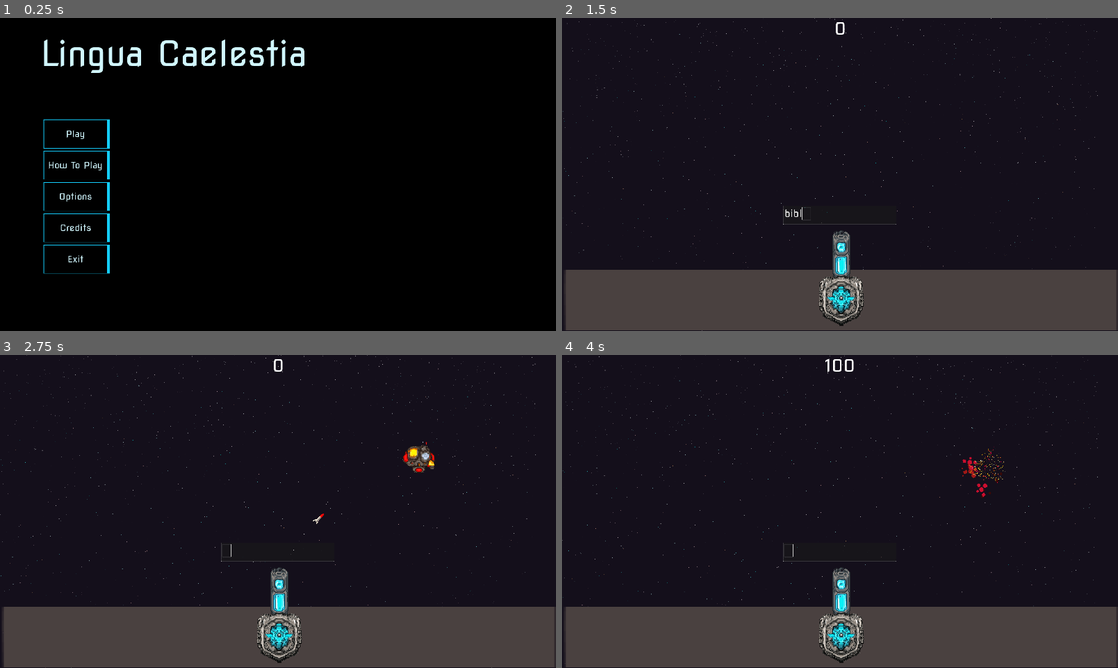
Above: before the commit, frames 1-4 (two rows, left to right).
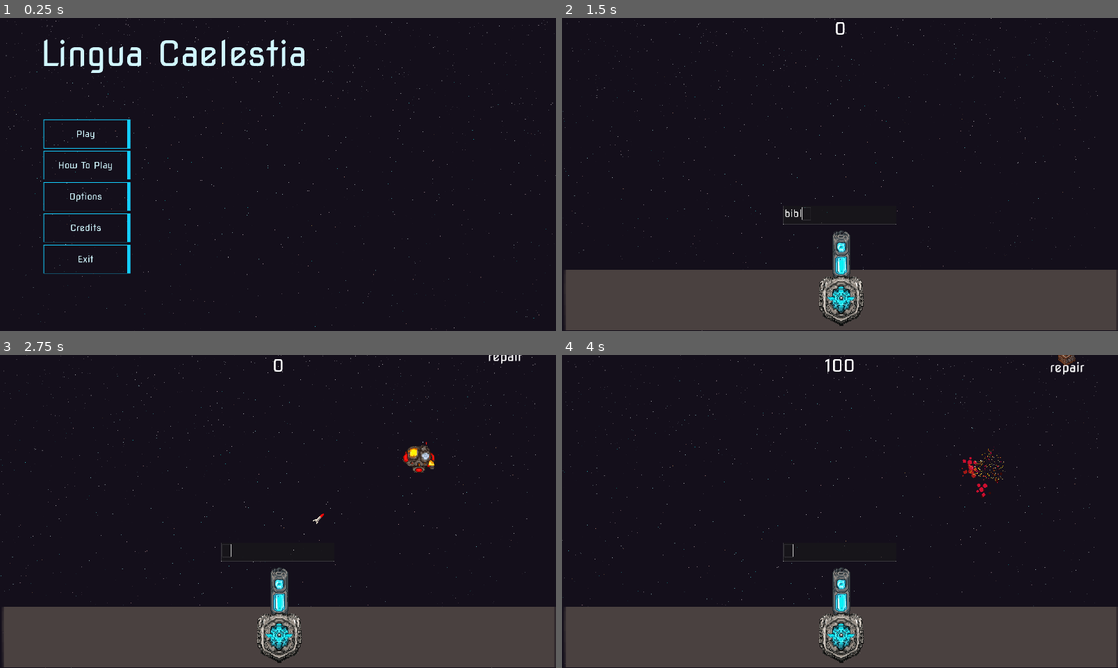
Above: after the commit, the same moments.

Repository: HephaistosForge/LinguaCaelestia
Game: Godot game, scene res://ui/main_menu/main_menu.tscn
The game is run twice, just before and just after one commit, with the same random seed, the same clock (stepped at 60 frames per second) and the same inputs. Sound files missing from this copy of the repository are replaced by a short silence.
Inputs (mouse positions are in pixels of both pictures, inside the frame that each line leads up to):
- Up to frame 1 (0.25 s): no input
- Up to frame 2 (1.5 s): click "Play" at 0.5 s; click (840, 215) at 1.27 s; type "bibliothek" at 1.35 s
- Up to frame 3 (2.75 s): no input
- Up to frame 4 (4 s): no input

The runs differ from the first frame. In frame 1, 98% of the frame differs, in the area x 0-100%, y 0-100%; in frame 2, nothing differs; in frame 3, less than 0.1%; in frame 4, 0.2%.

Commit message:
add healthpack, add gameover dialog, add screenshots for how to play

Diff:
--- a/audio/AudioManager.gd
+++ b/audio/AudioManager.gd
@@ -73,7 +73,7 @@
 
 # HELPER
 
-func create_sound_player(sound, position, modify = true, volume_factor=1):
+func create_sound_player(sound, position, modify = true, volume_factor: float =1):
 	var player
 	if position == null:
 		player = AudioStreamPlayer.new()
--- a/controller/game_controller.gd
+++ b/controller/game_controller.gd
@@ -1,6 +1,7 @@
 extends Node2D
 
 var rocket_scene = preload("res://entities/projectile/rocket/rocket.tscn")
+const HEALTH_PACK_PREFAB = preload("res://entities/health_pack/health_pack.tscn")
 
 var target_positions: Array[Vector2]
 var target_occupants: Array
@@ -19,9 +20,7 @@
 	_spawn_enemy()
 	$TextEdit.grab_focus()
 	score_label = get_tree().get_first_node_in_group("score_label")
-
-func _process(delta):
-	pass
+	spawn_health_pack()
 
 func _random_choice(arr):
 	return arr[randi() % len(arr)]
@@ -59,6 +58,8 @@
 	print(difficulty, score)
 	if score in increase_difficulty_at_score:
 		difficulty += 1
+	if score % 7 == 0:
+		spawn_health_pack()
 
 func _random_enemy():
 	var lang = _random_choice(Lang.LANGUAGES)
@@ -66,6 +67,14 @@
 	cruiser.language = lang
 	cruiser.set_text(_random_choice(lang.ship_words).strip_edges().to_lower())
 	return cruiser
+
+
+func spawn_health_pack():
+	var x = randi_range((-float(get_viewport_rect().size.x)/2) + 100, (float(get_viewport_rect().size.x/2)) - 100)
+	var health_pack = HEALTH_PACK_PREFAB.instantiate()
+	add_child(health_pack)
+	health_pack.global_position = Vector2(x, -(float(get_viewport_rect().size.y/2)) - 100)
+
 
 
 func _player_launch_rocket_at(node):
--- a/entities/enemies/ship.gd
+++ b/entities/enemies/ship.gd
@@ -32,7 +32,7 @@
 	if hp <= 0:
 		destroy()
 
-func launch_rockets(size, speed, accel, max_speed, damage):
+func launch_rockets(size, accel, _speed, max_speed, damage):
 	if not is_instance_valid(mothership):
 		return
 
@@ -46,7 +46,7 @@
 			rocket.set_as_enemy_rocket()
 			rocket.damage = damage
 			rocket.scale = Vector2(size, size)
-			rocket.speed = 0
+			rocket.speed = _speed
 			rocket.accel = accel
 			rocket.max_speed = max_speed
 			rocket.seek = target
@@ -57,7 +57,7 @@
 			if is_instance_valid(mothership):
 				mothership.display_impact_warning(target, rocket, language)
 
-func _on_typed_label(ignore):
+func _on_typed_label(_ignore):
 	emit_signal("enemy_typed_label", self)
 
 func destroy():
--- /dev/null
+++ b/entities/health_pack/health_pack.gd
@@ -0,0 +1,29 @@
+extends Sprite2D
+
+var mothership: Node2D
+var speed = 30
+@onready var typed_label = $TypedLabel
+
+# Called when the node enters the scene tree for the first time.
+func _ready() -> void:
+	mothership = get_tree().get_first_node_in_group("mothership")
+	typed_label.set_text("repair")
+	typed_label.set_color(Color.WEB_GREEN)
+
+
+# Called every frame. 'delta' is the elapsed time since the previous frame.
+func _process(delta: float) -> void:
+	if self.global_position.y > 750:
+		despawn()
+		return
+	self.global_position = global_position.move_toward(Vector2(global_position.x, 800), delta * speed)
+
+
+func despawn():
+	self.queue_free()
+
+
+func _on_typed_label_correctly_typed(_ignored) -> void:
+	if is_instance_valid(mothership):
+		mothership.heal(500)
+	self.queue_free()
--- /dev/null
+++ b/entities/health_pack/health_pack.tscn
@@ -0,0 +1,14 @@
+[gd_scene load_steps=4 format=3 uid="uid://yfha5mqcxwdw"]
+
+[ext_resource type="Texture2D" uid="uid://cgr0n70vn426y" path="res://resources/health_pack.png" id="1_ud6ck"]
+[ext_resource type="Script" path="res://entities/health_pack/health_pack.gd" id="2_62h1e"]
+[ext_resource type="PackedScene" uid="uid://c2nj1twkiad1l" path="res://entities/enemies/typed_label.tscn" id="3_1ao8f"]
+
+[node name="HealthPack" type="Sprite2D"]
+texture = ExtResource("1_ud6ck")
+script = ExtResource("2_62h1e")
+
+[node name="TypedLabel" parent="." instance=ExtResource("3_1ao8f")]
+position = Vector2(0, 40)
+
+[connection signal="correctly_typed" from="TypedLabel" to="." method="_on_typed_label_correctly_typed"]
--- a/entities/mothership/mothership.gd
+++ b/entities/mothership/mothership.gd
@@ -1,7 +1,6 @@
 extends Area2D
 
 signal player_death
-
 
 var max_hp = 1000
 var hp = 1000
@@ -24,6 +23,12 @@
 		self.handle_death()
 
 
+func heal(val: int) -> void:
+	self.hp += val
+	self.hp = clamp(self.hp, 0, max_hp)
+
+
 func handle_death() -> void:
 	player_death.emit()
+
 	self.queue_free()
--- a/entities/mothership/shield.tscn
+++ b/entities/mothership/shield.tscn
@@ -11,7 +11,7 @@
 radius = 54.0
 
 [node name="Shield" type="Node2D" groups=["shield"]]
-scale = Vector2(3.5, 3.5)
+scale = Vector2(3, 3)
 script = ExtResource("1_c6qsf")
 
 [node name="Sprite2D" type="Sprite2D" parent="."]
--- /dev/null
+++ b/levels/main.gd
@@ -0,0 +1,9 @@
+extends Node2D
+
+const GAME_OVER_DIALOG = preload("res://ui/game_over_dialog/game_over_dialog.tscn")
+
+func _on_mothership_player_death() -> void:
+	var game_over_dialog = GAME_OVER_DIALOG.instantiate()
+	self.add_child(game_over_dialog)
+	var score = $ScoreLabel.text
+	game_over_dialog.set_score(score)
--- a/levels/main.tscn
+++ b/levels/main.tscn
@@ -1,6 +1,7 @@
-[gd_scene load_steps=7 format=3 uid="uid://kvgyoarn6ghc"]
+[gd_scene load_steps=8 format=3 uid="uid://kvgyoarn6ghc"]
 
 [ext_resource type="Texture2D" uid="uid://bggybar3yr43c" path="res://resources/background.jpg" id="1_ahj1x"]
+[ext_resource type="Script" path="res://levels/main.gd" id="1_xtbef"]
 [ext_resource type="PackedScene" uid="uid://baq4lpljix6qm" path="res://entities/mothership/mothership.tscn" id="2_nbpvr"]
 [ext_resource type="PackedScene" uid="uid://neuxgsxgw5ij" path="res://controller/enemy_target_position.tscn" id="3_giaah"]
 [ext_resource type="PackedScene" uid="uid://by76rqpob6t67" path="res://controller/game_controller.tscn" id="4_k3rsk"]
@@ -8,6 +9,7 @@
 [ext_resource type="FontFile" uid="uid://durggn5l07xfn" path="res://ui/fonts/NovaSquare-Regular.ttf" id="6_0sf4t"]
 
 [node name="Main" type="Node2D"]
+script = ExtResource("1_xtbef")
 
 [node name="Background" type="Sprite2D" parent="."]
 visible = false
@@ -41,7 +43,7 @@
 [node name="EnemyTargetPosition7" parent="EnemyTargetPositions" instance=ExtResource("3_giaah")]
 position = Vector2(728, -362)
 
-[node name="GameController" parent="." instance=ExtResource("4_k3rsk")]
+[node name="GameController" parent="." groups=["game_controller"] instance=ExtResource("4_k3rsk")]
 position = Vector2(-1, 138)
 
 [node name="Background2" parent="." instance=ExtResource("5_t8hon")]
@@ -61,3 +63,5 @@
 theme_override_font_sizes/font_size = 60
 text = "0"
 horizontal_alignment = 1
+
+[connection signal="player_death" from="Mothership" to="." method="_on_mothership_player_death"]
--- /dev/null
+++ b/ui/game_over_dialog/game_over_dialog.gd
@@ -0,0 +1,14 @@
+extends CenterContainer
+
+@onready var score_dialog_label = $PanelContainer/MarginContainer/VBoxContainer/Label
+var format_string = "Game Over! \nYou reached {score} points!"
+
+func set_score(score: String):
+	score_dialog_label.text = format_string.format({"score": score})
+
+func _on_retry_pressed() -> void:
+	get_tree().reload_current_scene()
+
+
+func _on_main_menu_pressed() -> void:
+	get_tree().change_scene_to_file("res://ui/main_menu/main_menu.tscn")
--- /dev/null
+++ b/ui/game_over_dialog/game_over_dialog.tscn
@@ -0,0 +1,52 @@
+[gd_scene load_steps=3 format=3 uid="uid://b2otawqwu5c6r"]
+
+[ext_resource type="Theme" uid="uid://dyt6gjv55e2dy" path="res://ui/main_menu/menu_theme.tres" id="1_oh36t"]
+[ext_resource type="Script" path="res://ui/game_over_dialog/game_over_dialog.gd" id="2_p2k5i"]
+
+[node name="GameOverDialog" type="CenterContainer"]
+anchors_preset = 15
+anchor_right = 1.0
+anchor_bottom = 1.0
+grow_horizontal = 2
+grow_vertical = 2
+theme = ExtResource("1_oh36t")
+script = ExtResource("2_p2k5i")
+
+[node name="PanelContainer" type="PanelContainer" parent="."]
+layout_mode = 2
+
+[node name="MarginContainer" type="MarginContainer" parent="PanelContainer"]
+layout_mode = 2
+theme_override_constants/margin_left = 32
+theme_override_constants/margin_top = 32
+theme_override_constants/margin_right = 32
+theme_override_constants/margin_bottom = 32
+
+[node name="VBoxContainer" type="VBoxContainer" parent="PanelContainer/MarginContainer"]
+layout_mode = 2
+theme_override_constants/separation = 32
+
+[node name="Label" type="Label" parent="PanelContainer/MarginContainer/VBoxContainer"]
+layout_mode = 2
+theme_override_font_sizes/font_size = 47
+text = "Game Over!
+You have reached $0 points!"
+horizontal_alignment = 1
+
+[node name="HBoxContainer" type="HBoxContainer" parent="PanelContainer/MarginContainer/VBoxContainer"]
+layout_mode = 2
+theme_override_constants/separation = 32
+alignment = 1
+
+[node name="Retry" type="Button" parent="PanelContainer/MarginContainer/VBoxContainer/HBoxContainer"]
+custom_minimum_size = Vector2(275, 0)
+layout_mode = 2
+text = "Retry"
+
+[node name="MainMenu" type="Button" parent="PanelContainer/MarginContainer/VBoxContainer/HBoxContainer"]
+custom_minimum_size = Vector2(275, 0)
+layout_mode = 2
+text = "Main Menu"
+
+[connection signal="pressed" from="PanelContainer/MarginContainer/VBoxContainer/HBoxContainer/Retry" to="." method="_on_retry_pressed"]
+[connection signal="pressed" from="PanelContainer/MarginContainer/VBoxContainer/HBoxContainer/MainMenu" to="." method="_on_main_menu_pressed"]
--- a/ui/main_menu/credits/Credits.gd
+++ b/ui/main_menu/credits/Credits.gd
@@ -6,7 +6,7 @@
 
 
 var music = ["Music",
-["Paradox by | e s c p | https://escp-music.bandcamp.com", "Music promoted by https://www.free-stock-music.com", "Creative Commons / Attribution 4.0 International (CC BY 4.0) https://creativecommons.org/licenses/by/4.0/"]
+["Unknown Energy by Dox | https://soundcloud.com/dox-free-music", "Music promoted by https://www.free-stock-music.com", "Creative Commons / Attribution-NoDerivs 3.0 Unported (CC BY-ND 3.0) https://creativecommons.org/licenses/by-nd/3.0/"]
 ]
 
 var shader = ["Shaders",
@@ -20,6 +20,7 @@
 ]
 
 var art = ["Artists",
+["Jonas Moesicke", null, null],
 ["Lukas Großehagenbrock",null, null],
 ]
 
@@ -34,7 +35,7 @@
 
 var licensing = ["",
 	[
-		"Deep In Space\n A game by Hephaistos' Forge","2024","MIT License"
+		"Lingua Caelestia\n A game by Hephaistos' Forge","2024","MIT License"
 	]
 ]
 
--- a/ui/main_menu/how_to_play/how_to_play.gd
+++ b/ui/main_menu/how_to_play/how_to_play.gd
@@ -5,8 +5,9 @@
 var tutorial_items = [
 	[null, "You're in enemy territory!", "Multiple Nations have been seen out here in deep space."],
 	[null, "Activate your ship's abilities", "Type the corresponding codeword on your keyboard to activate your ships functions."],
-	[null, "Counter every attack", "Our scientists have developed advanced shielding technology, which can nullify any enemy projectile. Type the correct codeword for your shieldgenerators in the language of the attacker to create a shield that destroys their projectiles"],
+	[null, "Counter every attack", "Our scientists have developed advanced shielding technology, which can nullify any enemy projectile. Type the correct codeword for your shieldgenerators in the language of the attacker to create a shield that destroys their projectiles."],
 	[null, "Attack your enemies!", "Type the name of the enemy ships to send some missiles their way!"],
+	[null, "Repair your ship!", "Space is full of debris of long forgotten battles. Collect some to restore your ship during long battles."]
 
 ]
 
--- a/ui/main_menu/how_to_play/how_to_play.tscn
+++ b/ui/main_menu/how_to_play/how_to_play.tscn
@@ -14,7 +14,10 @@
 theme_override_constants/margin_right = 32
 theme_override_constants/margin_bottom = 32
 
-[node name="GridContainer" type="GridContainer" parent="MarginContainer"]
+[node name="ScrollContainer" type="ScrollContainer" parent="MarginContainer"]
+layout_mode = 2
+
+[node name="GridContainer" type="GridContainer" parent="MarginContainer/ScrollContainer"]
 layout_mode = 2
 theme_override_constants/h_separation = 50
 theme_override_constants/v_separation = 50
--- a/ui/main_menu/main_menu.tscn
+++ b/ui/main_menu/main_menu.tscn
@@ -1,7 +1,8 @@
-[gd_scene load_steps=3 format=3 uid="uid://co1vd8dbimgqj"]
+[gd_scene load_steps=4 format=3 uid="uid://co1vd8dbimgqj"]
 
 [ext_resource type="Theme" uid="uid://dyt6gjv55e2dy" path="res://ui/main_menu/menu_theme.tres" id="1_lfw8c"]
 [ext_resource type="Script" path="res://ui/main_menu/main_menu.gd" id="2_va1mr"]
+[ext_resource type="PackedScene" uid="uid://coxunspw3wxa8" path="res://vfx/background/background.tscn" id="3_dsy4x"]
 
 [node name="MainMenu" type="Control" groups=["main_menu"]]
 layout_mode = 3
@@ -21,7 +22,7 @@
 anchor_bottom = 1.0
 grow_horizontal = 2
 grow_vertical = 2
-color = Color(0, 0, 0, 1)
+color = Color(0.0784314, 0.0588235, 0.105882, 1)
 
 [node name="ColorRect2" type="ColorRect" parent="."]
 z_index = 2
@@ -32,7 +33,7 @@
 offset_bottom = -820.0
 grow_horizontal = 2
 grow_vertical = 2
-color = Color(1, 1, 1, 0)
+color = Color(0.0784314, 0.0588235, 0.105882, 1)
 
 [node name="ColorRect3" type="ColorRect" parent="."]
 z_index = 2
@@ -44,7 +45,7 @@
 offset_bottom = 1.0
 grow_horizontal = 2
 grow_vertical = 2
-color = Color(0, 0, 0, 1)
+color = Color(0.0784314, 0.0588235, 0.105882, 1)
 
 [node name="VBoxContainer2" type="VBoxContainer" parent="."]
 layout_mode = 1
@@ -86,7 +87,7 @@
 text = "Play"
 
 [node name="HowToPlay" type="Button" parent="VBoxContainer2/HBoxContainer/MarginContainer2/VBoxContainer"]
-custom_minimum_size = Vector2(0, 100)
+custom_minimum_size = Vector2(300, 100)
 layout_mode = 2
 text = "How To Play"
 
@@ -108,7 +109,7 @@
 [node name="MarginContainer" type="MarginContainer" parent="."]
 clip_contents = true
 layout_mode = 2
-offset_left = 429.0
+offset_left = 483.0
 offset_top = 219.0
 offset_right = 1863.0
 offset_bottom = 1033.0
@@ -122,6 +123,10 @@
 layout_mode = 2
 size_flags_horizontal = 3
 
+[node name="Background" parent="." instance=ExtResource("3_dsy4x")]
+z_index = 5
+position = Vector2(1015, 0)
+
 [connection signal="mouse_entered" from="VBoxContainer2/HBoxContainer/MarginContainer2/VBoxContainer/Play" to="." method="_on_button_hover"]
 [connection signal="pressed" from="VBoxContainer2/HBoxContainer/MarginContainer2/VBoxContainer/Play" to="." method="_on_play_pressed"]
 [connection signal="mouse_entered" from="VBoxContainer2/HBoxContainer/MarginContainer2/VBoxContainer/HowToPlay" to="." method="_on_button_hover"]
--- a/ui/main_menu/menu_theme.tres
+++ b/ui/main_menu/menu_theme.tres
@@ -93,10 +93,11 @@
 
 [sub_resource type="StyleBoxFlat" id="StyleBoxFlat_76blc"]
 bg_color = Color(0.00392157, 0.00392157, 0.168627, 1)
-corner_radius_top_left = 8
-corner_radius_top_right = 8
-corner_radius_bottom_right = 8
-corner_radius_bottom_left = 8
+border_width_left = 2
+border_width_top = 2
+border_width_right = 10
+border_width_bottom = 2
+border_color = Color(0.0793812, 0.813588, 1, 1)
 
 [resource]
 Button/colors/font_color = Color(0.819608, 0.968627, 1, 1)
--- a/ui/main_menu/options/options.gd
+++ b/ui/main_menu/options/options.gd
@@ -4,7 +4,6 @@
 @onready var music_val = $Musik/MusicVal
 @onready var sound_slide = $Sound/CenterContainer/Sound_Slide
 @onready var sound_val = $Sound/SoundVal
-@onready var check_box = $TutorialCheck/CheckBox
 
 
 func _ready() -> void:
Binary file added: resources/health_pack.aseprite
Binary file added: resources/health_pack.png
Not shown, added: resources/health_pack.png.import
Binary file added: ui/main_menu/how_to_play/attack.png
Binary file added: ui/main_menu/how_to_play/repair.png
Not shown, added: ui/main_menu/how_to_play/repair.png.import
